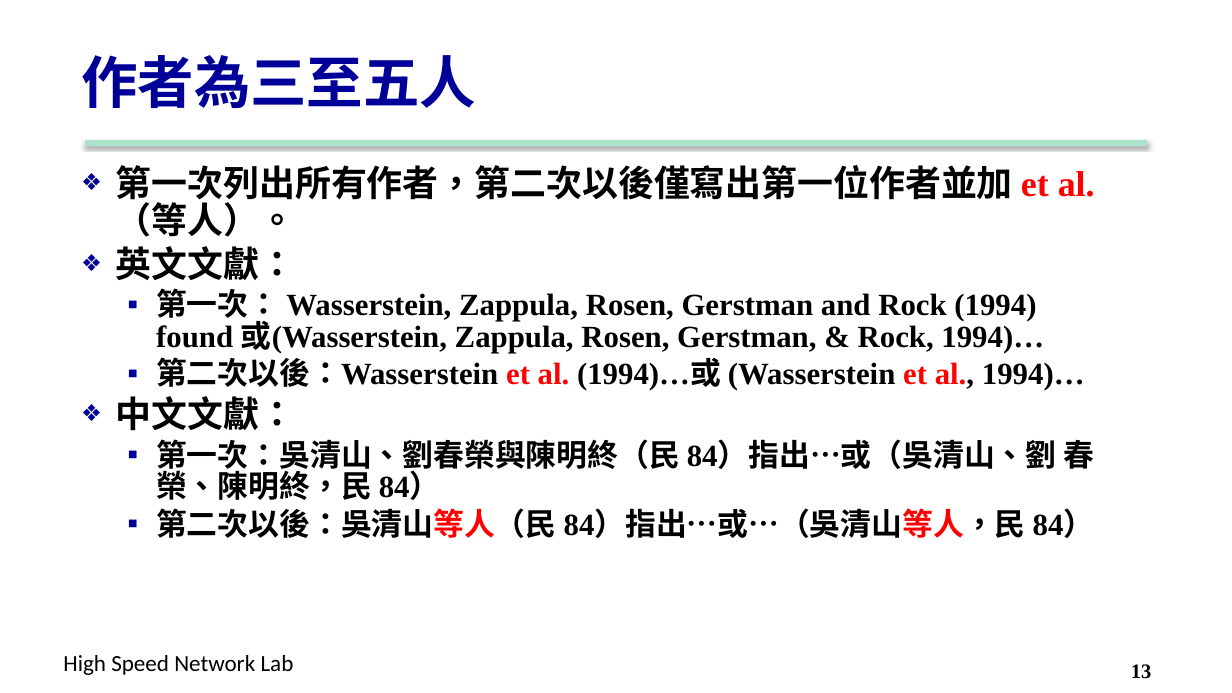
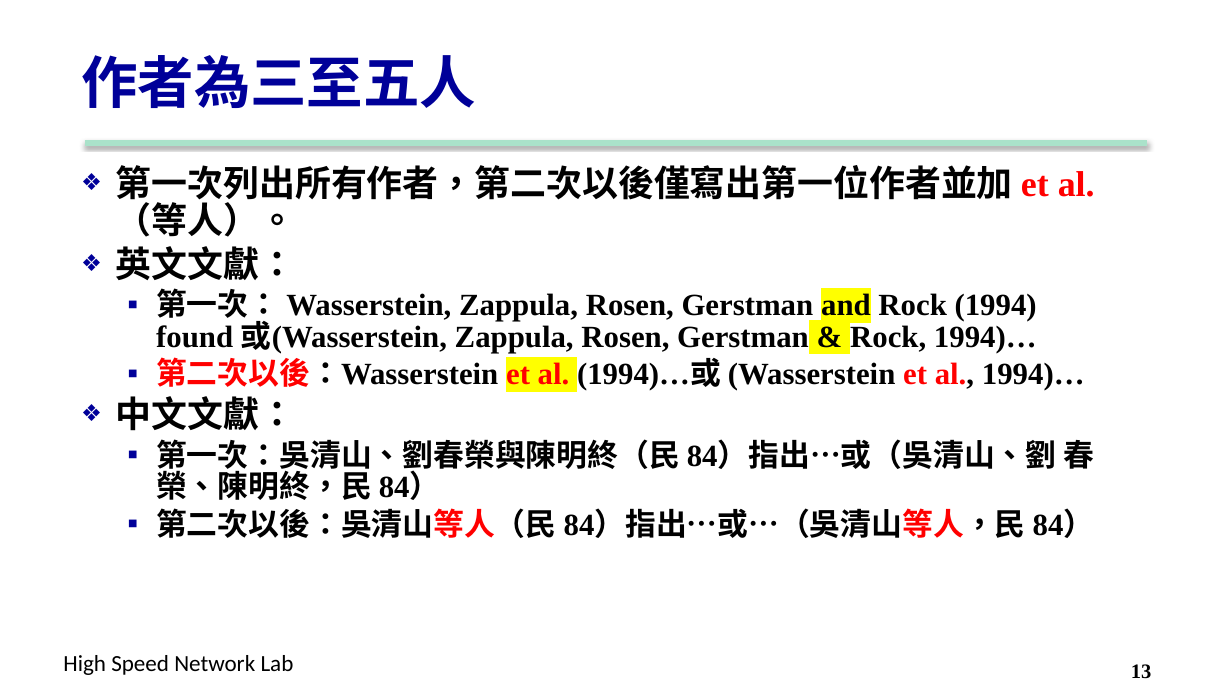
Before and after one commit to carina419/NTUST, a slide deck: slide 13 of MI5014701 科技研究與論文寫作 Technology Research and Thesis Writing/6. Reference.pptx. Drawn at 1232x693 pixels with LibreOffice and Linux fonts; fonts in the diff are those of the drawing; background and template pictures are left out. Boxes give left, top, right and bottom in pixels: in the first picture for what was removed or moved away, otherwise in the second. Text is boxed around its words. In the diff, an @@ line names an element or a change of style, - is before the commit and + after.

```diff
--- a/MI5014701 科技研究與論文寫作 Technology Research and Thesis Writing/6. Reference.pptx
+++ b/MI5014701 科技研究與論文寫作 Technology Research and Thesis Writing/6. Reference.pptx
@@ text at [156,288,1037,354]: text changed @@
-  ▪ 第一次： Wasserstein, Zappula, Rosen, Gerstman and Rock (1994) found 或(Wasserstein, Zappula, Rosen, Gerstman, & Rock, 1994)…
+  ▪ 第一次： Wasserstein, Zappula, Rosen, Gerstman and Rock (1994) found 或(Wasserstein, Zappula, Rosen, Gerstman & Rock, 1994)…
@@ text at [156,353,1085,390]: text colour #000000 to #FF0000 in "第二次以後：Wasserstein"; highlight none to #FFFF00 in "et al." @@
```
Also in this commit, not shown: 13 other slides changed, 4 other files.
